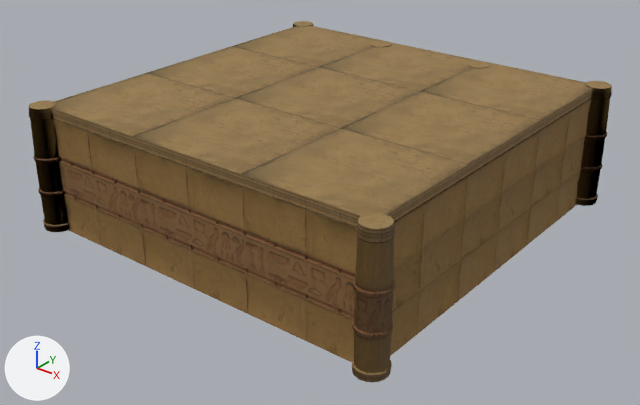
Renders of the FBX model GDApp/GDAppContent/Assets/Models/Maze/m_Room01.FBX from each side of a commit.
Both versions are drawn from a 50 mm lens placed at (10.05, -12.85, 8.14), pointed at (0.11, -0.42, 0.43). Lighting does not change. The marker at lower left points along +X, +Y and +Z. Where no turn or scale is listed for an object, it has been applied to the vertices. Vertices at the same position are counted once.

Names of what the first picture shows: 'm_Room01'.
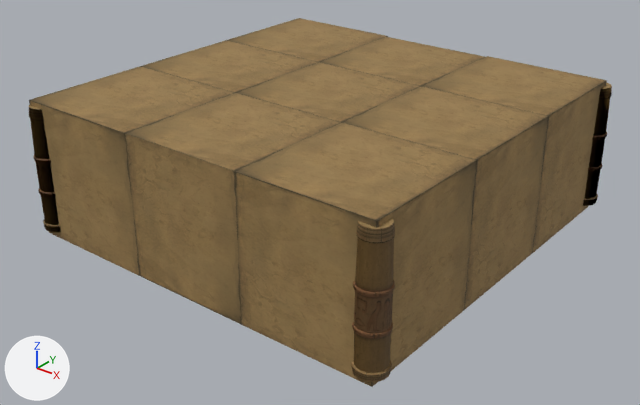
Patch to the scene script:
```diff
--- a/GDApp/GDAppContent/Assets/Models/Maze/m_Room01.FBX.py
+++ b/GDApp/GDAppContent/Assets/Models/Maze/m_Room01.FBX.py
@@ me_mesh @@
 # used by ob_m_room01; location = (0.0, 0.0, 0.0)
-me_mesh.from_pydata(...)  # 5384 vertices, 9299 faces; spans x -4.11..4.11, y -4.11..4.11, z 0.0..2.55
+me_mesh.from_pydata(...)  # 5454 vertices, 9357 faces; spans x -4.11..4.11, y -4.11..4.11, z -0.13..2.65
+# me_mesh part 1: the loose piece of 4 vertices spanning x -1.27..1.27, y -1.27..1.27, z 2.54 is copied, and the copy is moved by (0.0, 0.0, 0.11); it spans x -1.27..1.27, y -1.27..1.27, z 2.65
+# me_mesh part 2: a new loose piece of 22 vertices spanning x 1.27..3.94, y -3.97..3.87, z -0.13..2.65, in mat_07___default (picture img_basetile01_diffuse_png)
+# me_mesh part 3
+# 26 vertices are added at x -3.99..1.28, y -3.97..3.87, z -0.13..2.65
+# 10 new vertices lie (2.72, 0.0, 0.0) away from vertices in x -3.99, y -3.97..1.27, z -0.13..2.65
+# 8 new vertices lie (2.54, 0.0, 0.0) away from vertices in x -1.27, y -3.97..1.27, z -0.13..2.65
+# 34 new faces join them
 me_mesh.materials.append(mat_07___default)
```

What differs and where, as boxes (x1, y1, x2, y2) in the pictures (640 x 405 px):
'm_Room01', reshaped
    before: (29, 21, 612, 382)
    after: (29, 18, 612, 387)
part 1 of me_mesh, added (brown)
    after: (236, 62, 420, 122)
part 2 of me_mesh, added (brown)
    after: (234, 56, 607, 387)
part 3 of me_mesh, added (brown)
    after: (29, 18, 485, 324)
